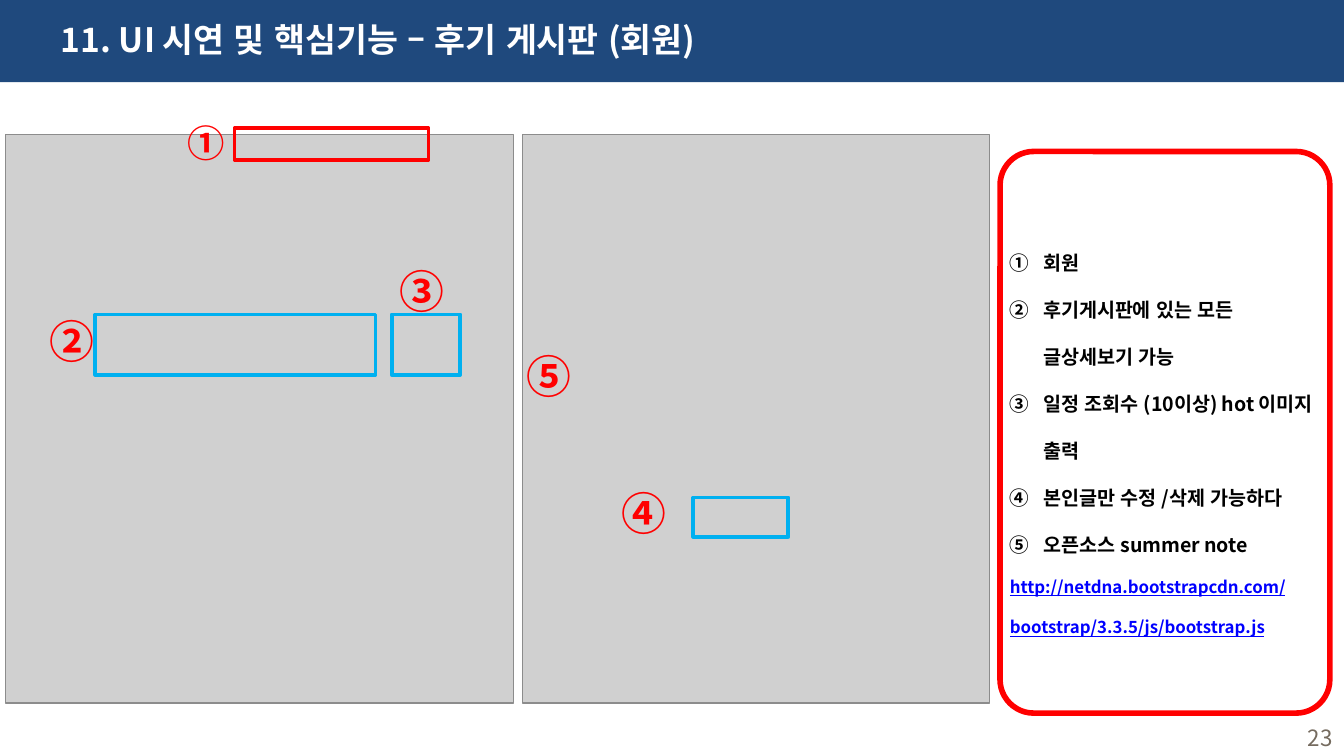
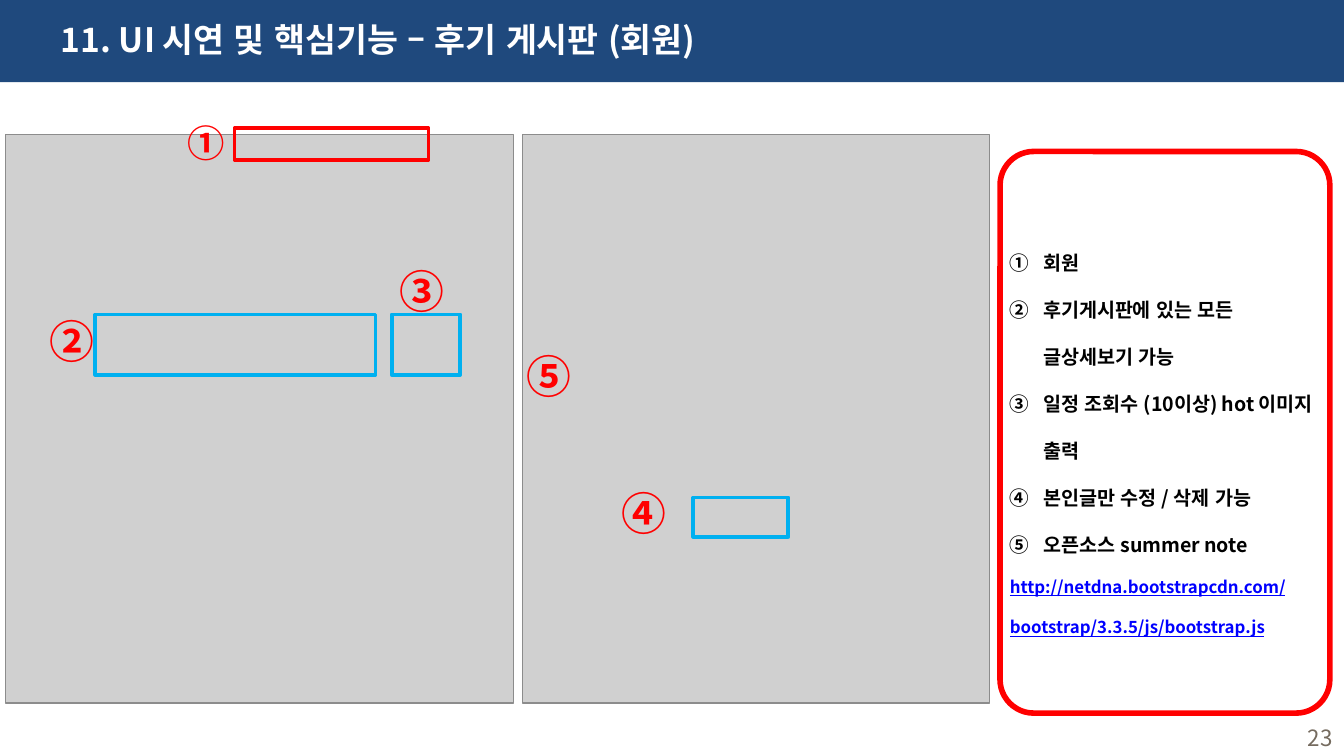
Before and after one commit to haryoung1/1st-dentalproject, a slide deck: slide 23 of 0317_치카치카치과.pptx. Drawn at 1344x756 pixels with LibreOffice and Linux fonts; fonts in the diff are those of the drawing; grey boxes stand for pictures. Boxes give left, top, right and bottom in pixels: in the first picture for what was removed or moved away, otherwise in the second. Text is boxed around its words. In the diff, an @@ line names an element or a change of style, - is before the commit and + after.

```diff
--- a/0317_치카치카치과.pptx
+++ b/0317_치카치카치과.pptx
@@ text in rounded rectangle at <box>1043,488,1251,507</box>: text changed @@
-4. 본인글만 수정 /삭제 가능하다
+4. 본인글만 수정 / 삭제 가능
```
Also in this commit, not shown: 6 other slides changed, 1 slide removed, 26 other files.
